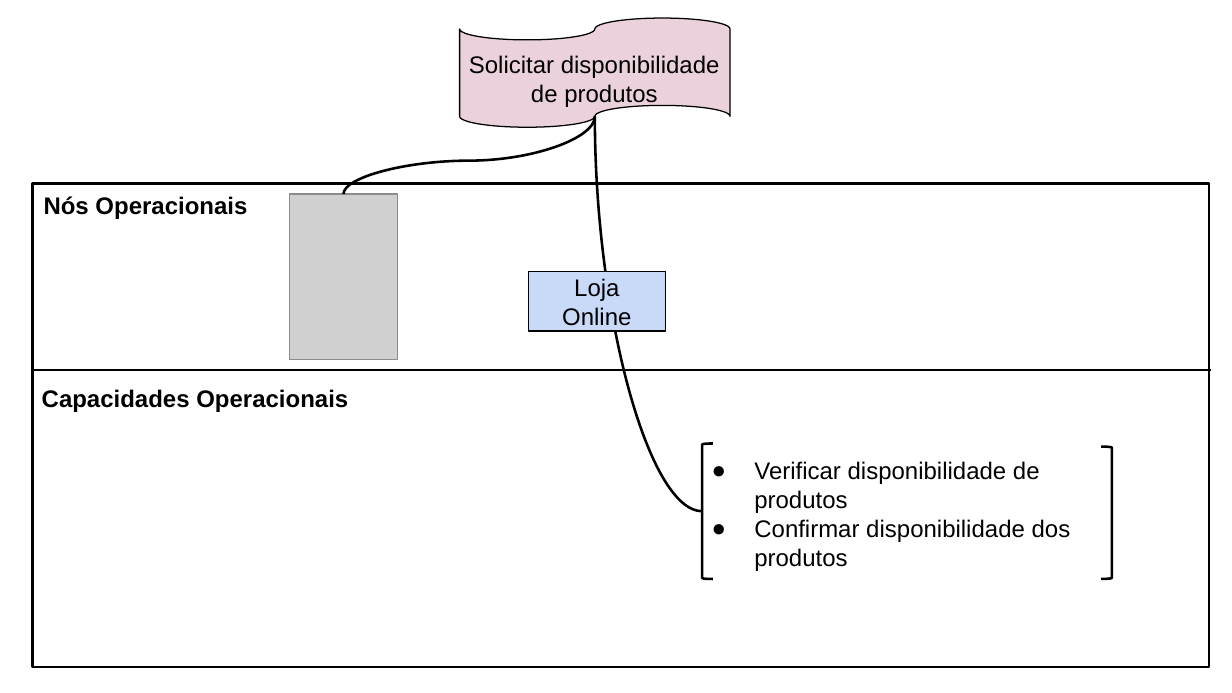
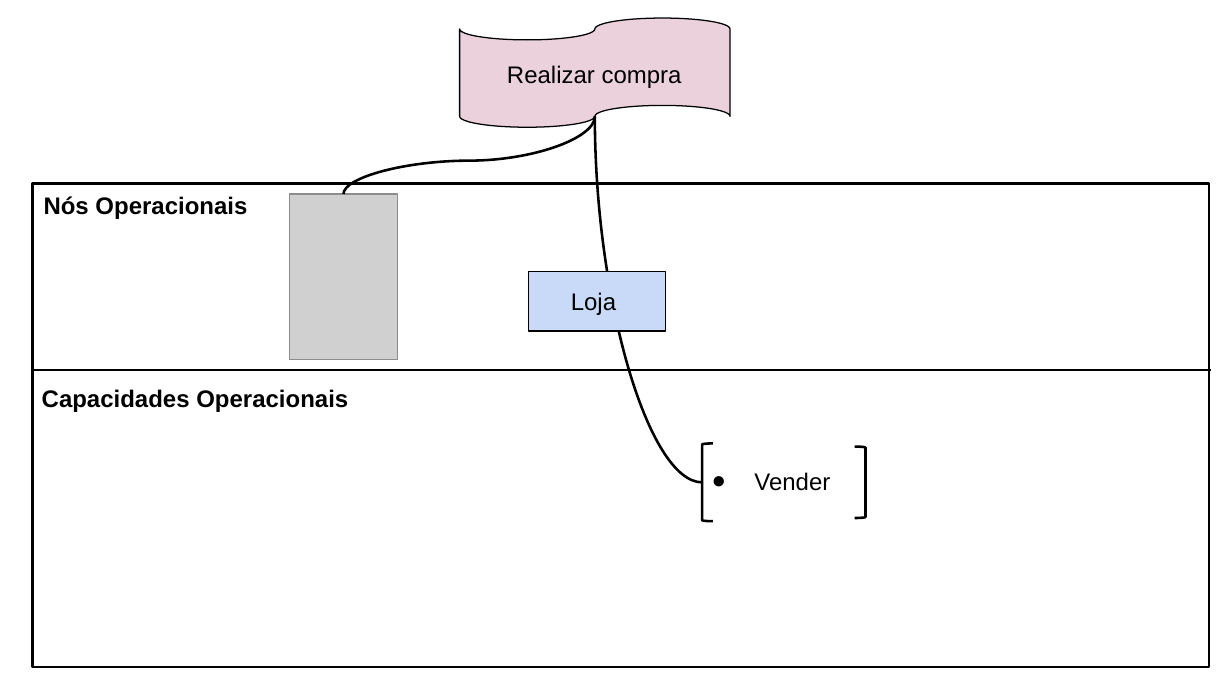
Before and after one commit to Vilela272/artefatos_OPE, a slide deck: slide 2 of 15. Arquitetura de negócio.pptx. Drawn at 1232x693 pixels with LibreOffice and Linux fonts; fonts in the diff are those of the drawing; grey boxes stand for pictures. Boxes give left, top, right and bottom in pixels: in the first picture for what was removed or moved away, otherwise in the second. Text is boxed around its words. In the diff, an @@ line names an element or a change of style, - is before the commit and + after.

```diff
--- a/15. Arquitetura de negócio.pptx
+++ b/15. Arquitetura de negócio.pptx
@@ text at <box>507,65,682,88</box>: text changed @@
-Solicitar disponibilidade de produtos
+Realizar compra
@@ curved line moved from (595, 116) - (702, 511) to (595, 116) - (702, 483) @@
@@ text in rectangle at <box>571,292,616,315</box>: text changed @@
-Loja Online
+Loja
@@ left bracket: place and size @@
-left bracket at <box>702,444,713,579</box>
+left bracket at <box>702,444,713,521</box>
@@ right bracket: place and size @@
-right bracket at <box>1101,447,1112,579</box>
+right bracket at <box>855,447,866,519</box>
@@ text at <box>754,472,830,491</box>: text changed @@
-● Verificar disponibilidade de produtos
-● Confirmar disponibilidade dos produtos
+● Vender
```
Also in this commit, not shown: 5 other slides changed, 1 other file.
